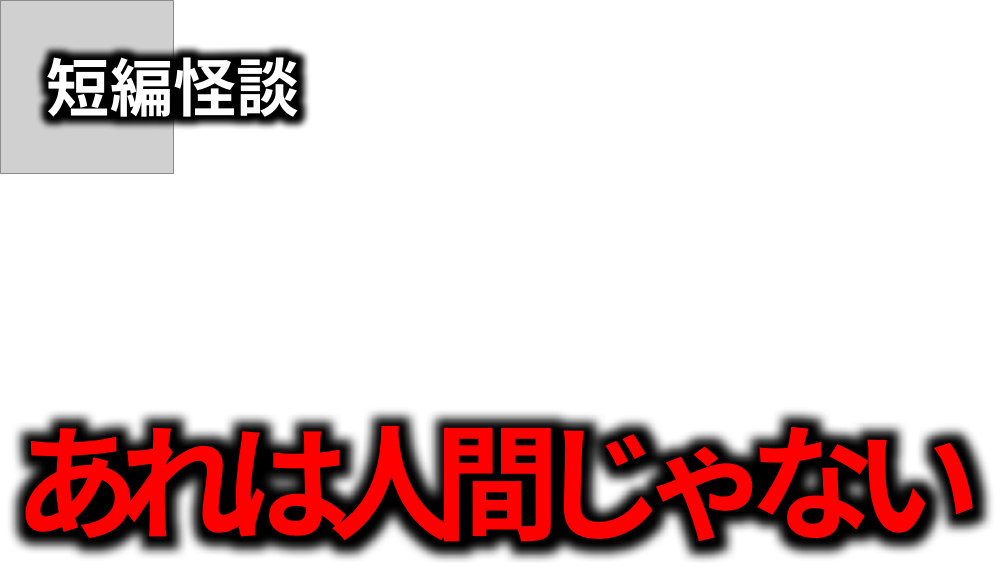
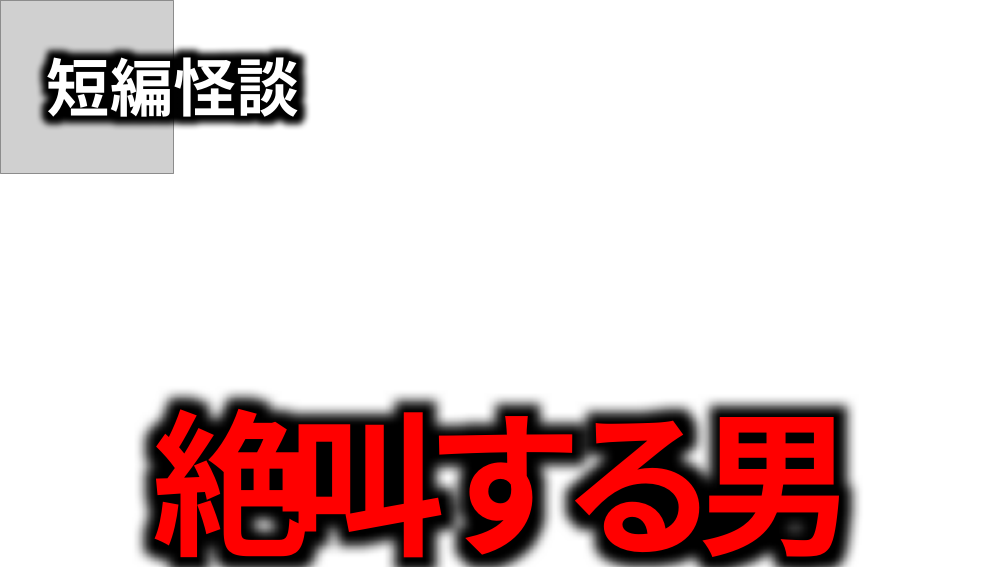
Before and after one commit to takeko333/ContentGenerator, a slide deck: slide 4 of bkup/Channels/ほたてまだこ/サムネイル_Horror.pptx. Drawn at 1008x567 pixels with LibreOffice and Linux fonts; fonts in the diff are those of the drawing; grey boxes stand for pictures; background and template pictures are left out. Boxes give left, top, right and bottom in pixels: in the first picture for what was removed or moved away, otherwise in the second. Text is boxed around its words. In the diff, an @@ line names an element or a change of style, - is before the commit and + after.

```diff
--- a/bkup/Channels/ほたてまだこ/サムネイル_Horror.pptx
+++ b/bkup/Channels/ほたてまだこ/サムネイル_Horror.pptx
@@ text at <box>152,383,855,567</box>: text changed; size 120 to 150 pt @@
-あれは人間じゃない
+絶叫する男
```
Also in this commit, not shown: 2 other slides changed, 3 other files.
